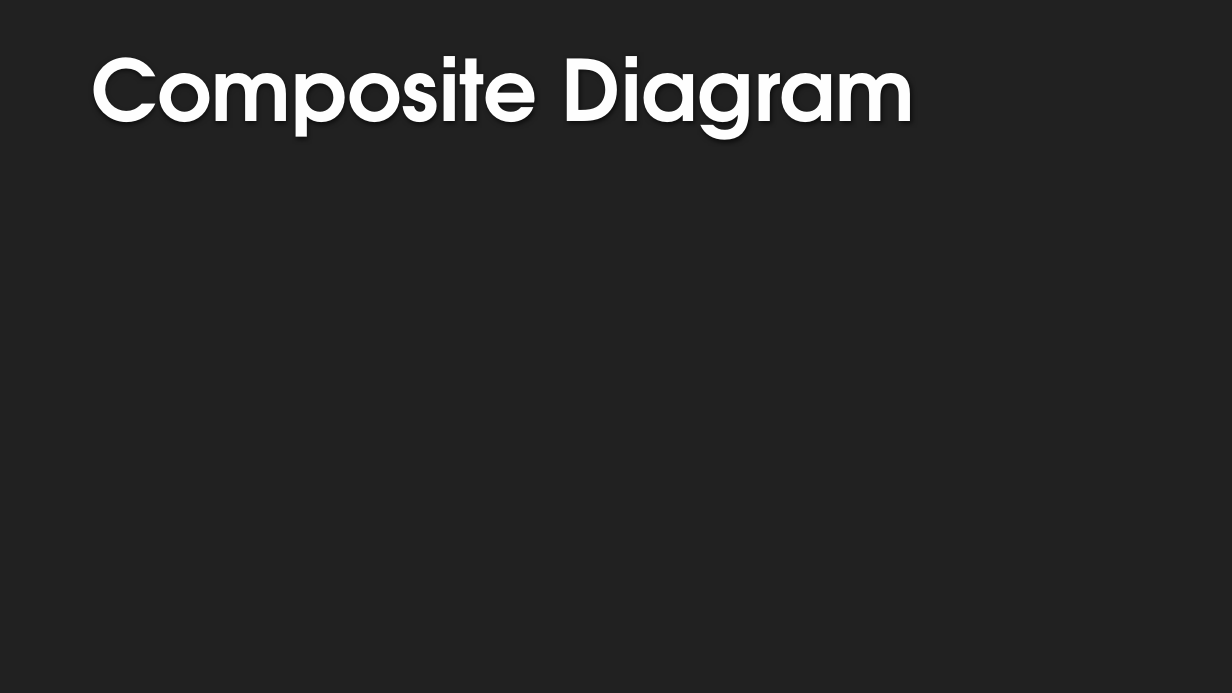
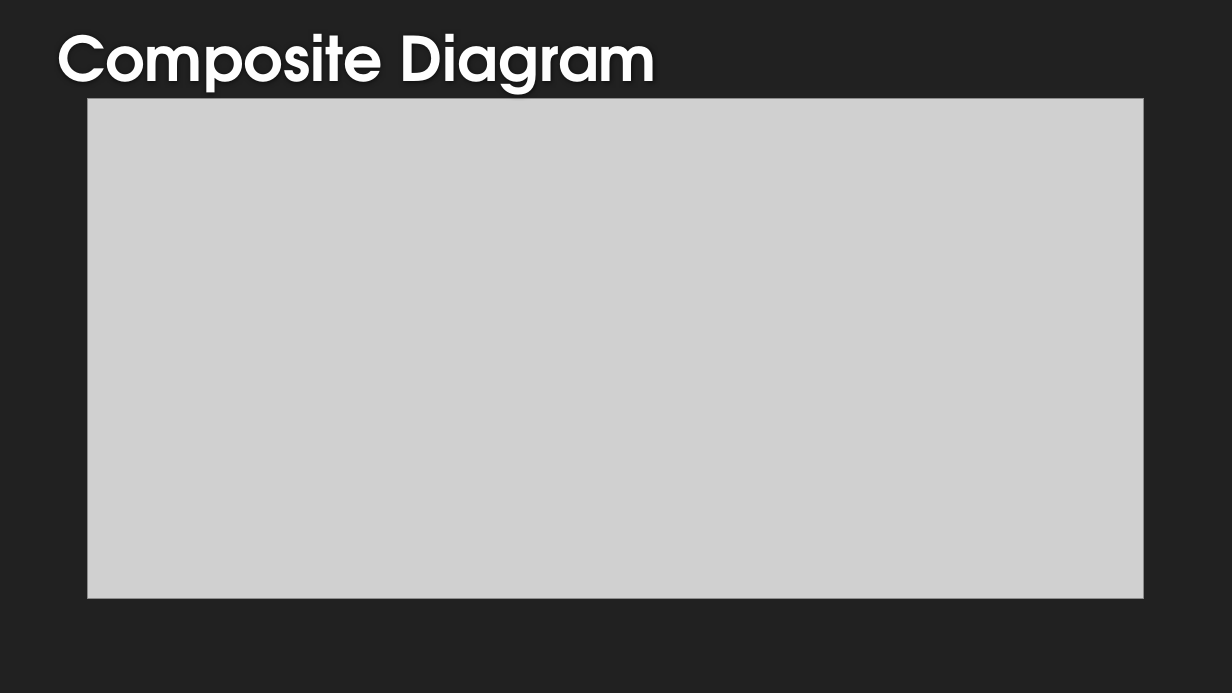
Before and after one commit to seans888/Thomas-n-Friends, a slide deck: slide 21 of Midterm-PPT.pptx. Drawn at 1232x693 pixels with LibreOffice and Linux fonts; fonts in the diff are those of the drawing; grey boxes stand for pictures; background and template pictures are left out. Boxes give left, top, right and bottom in pixels: in the first picture for what was removed or moved away, otherwise in the second. Text is boxed around its words. In the diff, an @@ line names an element or a change of style, - is before the commit and + after.

```diff
--- a/Midterm-PPT.pptx
+++ b/Midterm-PPT.pptx
@@ text "Composite Diagram": place and size @@
-text "Composite Diagram" at (91, 56, 915, 140)
+text "Composite Diagram" at (57, 33, 657, 107)
@@ text "Composite Diagram" at (57, 33, 657, 107): size 66 to 48 pt @@
@@ picture added at (88, 98, 1144, 599) @@
```
Also in this commit, not shown: 2 other slides changed, 6 other files.
